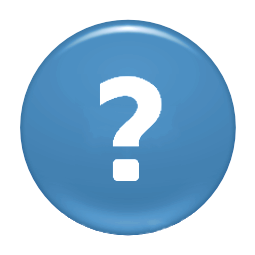
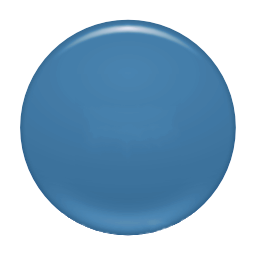
Layered file, before and after one edit (255x255). Changes by layer:
showed "extra" over [20, 19, 236, 236]
hid "unknown" over [20, 19, 236, 236]
